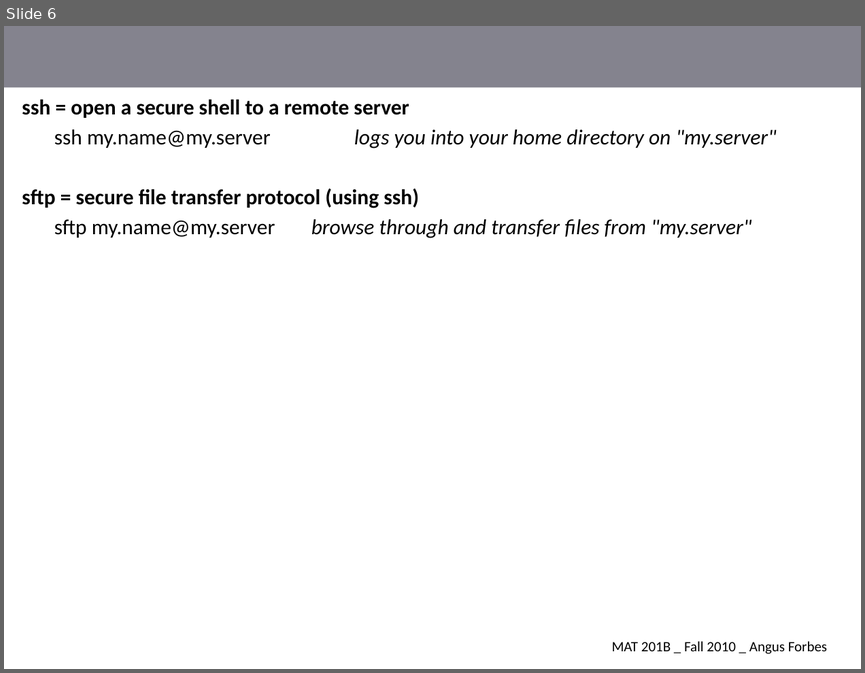
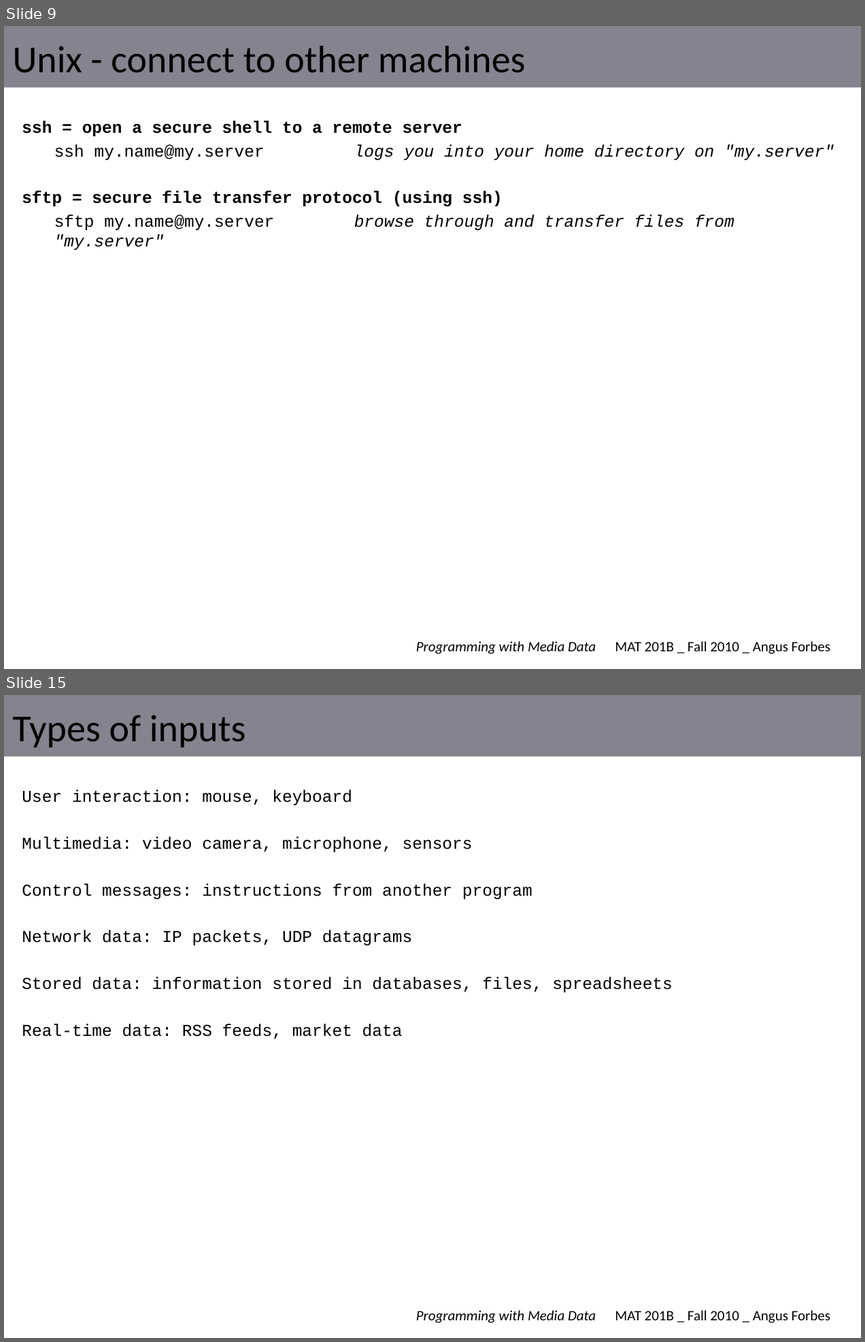
Before and after one commit to angusforbes/mat201b, a slide deck: slides/week1_thurs.pptx. Shown one above the other, each under a label of ours: slide 6 before the commit, slides 9 and 15 after it; the slides between them are not shown. The pictures are 865x673 and 865x1342 pixels, drawn with LibreOffice and Linux fonts; fonts in the diff are those of the drawing. Boxes give left, top, right and bottom in pixels: in the first picture for what was removed or moved away, otherwise in the second. Text is boxed around its words. In the diff, an @@ line names an element or a change of style, - is before the commit and + after.

```diff
--- a/slides/week1_thurs.pptx
+++ b/slides/week1_thurs.pptx
@@ slide 15 added at [4, 695, 861, 1338], background #FFFFFF; not listed: 3 template elements that a slide beside it also shows @@
@@ title added at [13, 715, 246, 747], 32 pt, text #000000 @@
+Types of inputs
@@ text added at [22, 790, 672, 1039], 14 pt, text #000000 @@
+User interaction: mouse, keyboard
+Multimedia: video camera, microphone, sensors
+Control messages: instructions from another program
+Network data: IP packets, UDP datagrams
+Stored data: information stored in databases, files, spreadsheets
+Real-time data: RSS feeds, market data
@@ what was slide 6 is now slide 9 @@
@@ slide 9 changed as well @@
@@ title added at [13, 46, 526, 73], 32 pt, text #000000 @@
+Unix - connect to other machines
@@ text "ssh = open a secure ..." at [22, 121, 834, 250]: size 18 to 14 pt, font Calibri to Courier New @@
@@ text "MAT 201B _ Fall 2010 ...": place and size @@
-text "MAT 201B _ Fall 2010 ..." at [612, 641, 827, 654]
+text "MAT 201B _ Fall 2010 ..." at [615, 641, 830, 654]
@@ text added at [416, 641, 596, 654], 12 pt, text #000000, italic @@
+Programming with Media Data
```
Also in this commit, not shown: 5 other slides changed, 9 other slides added, 1 other file.
